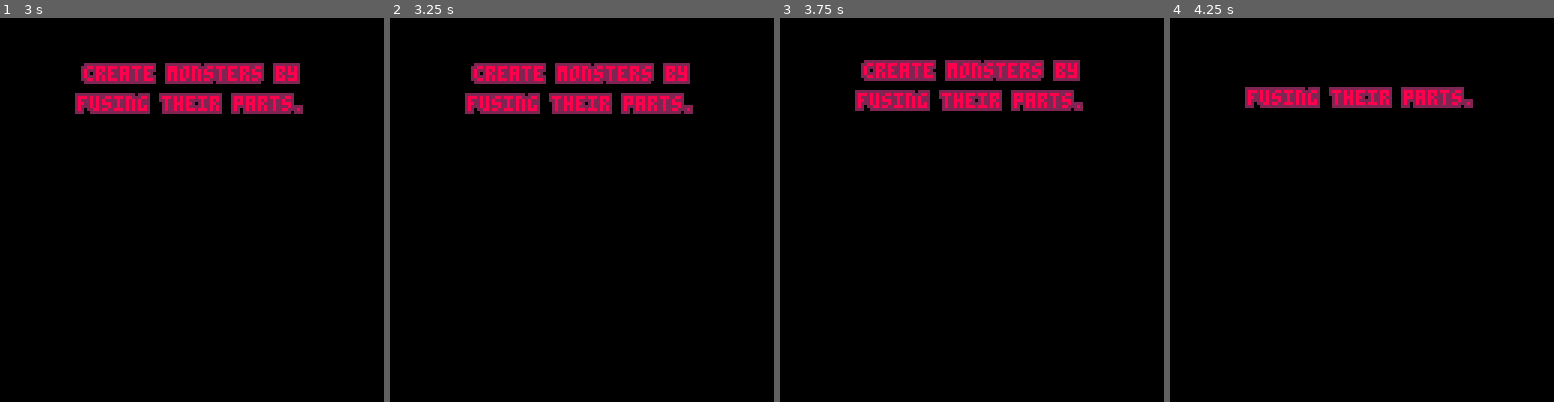
Above: before the commit, frames 1-4 (left to right).
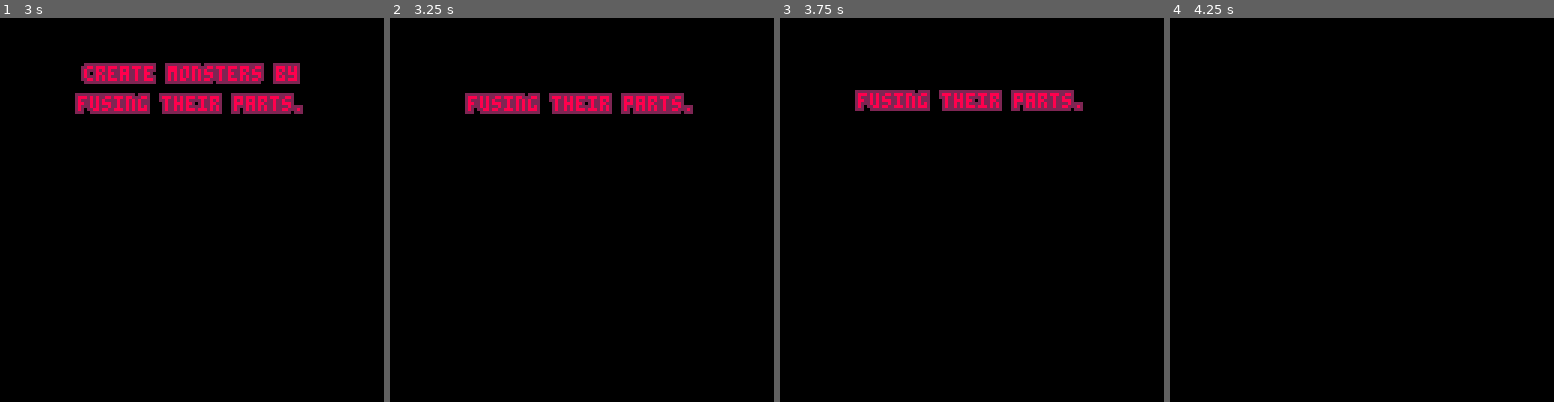
Above: after the commit, the same moments.

Repository: michaeljosephpurdy/2024-fall-game-jam
Game: PICO-8 cartridge 2024-fall-game-jam.p8
Two runs of this game, one before a commit and one after it. Both use one fixed random seed, a clock stepped at 60 frames per second and the inputs below.
Inputs (mouse positions are in pixels of both pictures, inside the frame that each line leads up to):
- Up to frame 1 (3 s): click (280, 121) at 0.67 s; click (46, 267) at 1.22 s; click (107, 114) at 1.77 s; click (172, 259) at 2.32 s; click (234, 106) at 2.87 s
- Up to frame 2 (3.25 s): no input
- Up to frame 3 (3.75 s): click (1075, 256) at 3.42 s
- Up to frame 4 (4.25 s): click (1231, 102) at 3.97 s

Frame 1 is identical in both runs. In frame 2, 2.8% of the frame differs, in the area x 21-79%, y 11-18%; in frame 3, 2.8%; in frame 4, 2.8%, in the area x 19-79%, y 17-24%.

Commit message:
fix intro wording

Diff:
--- a/2024-fall-game-jam.p8
+++ b/2024-fall-game-jam.p8
@@ -267,12 +267,12 @@
   if not co_intro then
    co_intro=cocreate(function()
     add(msgs,new_moving_msg(
-     'create monsters by',4,
+     'create monsters by',3,
      64,20,
      0,-.02,
      8,2))
     add(msgs,new_moving_msg(
-     'fusing their parts.',5,
+     'fusing their parts.',4,
      64,30,
      0,-.02,
      8,2))
@@ -280,17 +280,25 @@
      yield()
     end
     add(msgs,new_moving_msg(
-     'your creations will',6,
+     '',1,
+     64,80,
+     0,-.02,
+     8,2))
+    while #msgs>0 do
+     yield()
+    end
+    add(msgs,new_moving_msg(
+     'your creations will',4,
      64,60,
      0,-.02,
      8,2))
     add(msgs,new_moving_msg(
-     'protect you and',7,
+     'protect you and',5,
      64,70,
      0,-.02,
      8,2))
     add(msgs,new_moving_msg(
-     'smite your enemies.',8,
+     'smite your enemies.',6,
      64,80,
      0,-.02,
      8,2))
@@ -298,17 +306,25 @@
      yield()
     end
     add(msgs,new_moving_msg(
-     'these creations are',6,
+     '',1,
+     64,80,
+     0,-.02,
+     8,2))
+    while #msgs>0 do
+     yield()
+    end
+    add(msgs,new_moving_msg(
+     'these creations are',4,
      64,60,
      0,-.02,
      8,2))
     add(msgs,new_moving_msg(
-     'imperfect, and will',7,
+     'imperfect, and will',5,
      64,70,
      0,-.02,
      8,2))
     add(msgs,new_moving_msg(
-     'slowly pass on.',8,
+     'slowly pass on.',6,
      64,80,
      0,-.02,
      8,2))
@@ -316,17 +332,25 @@
      yield()
     end
     add(msgs,new_moving_msg(
-     'you must draw one.',6,
+     '',1,
+     64,80,
+     0,-.02,
+     8,2))
+    while #msgs>0 do
+     yield()
+    end
+    add(msgs,new_moving_msg(
+     'you must draw one.',4,
      64,20,
      0,0,
      8,2))
     add(msgs,new_moving_msg(
-     'you may play one.',8,
+     'you may play one.',5,
      64,60,
      0,0,
      8,2))
     add(msgs,new_moving_msg(
-     'you must discard one.',10,
+     'you must discard one.',6,
      64,100,
      0,0,
      8,2))
